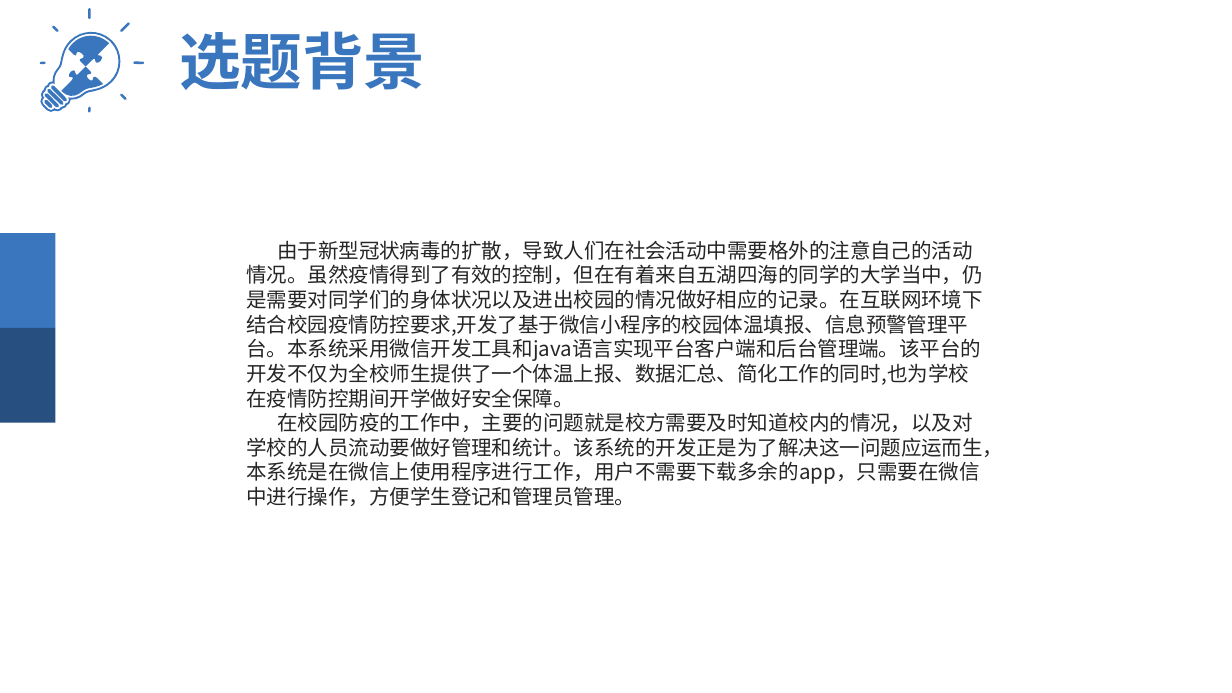
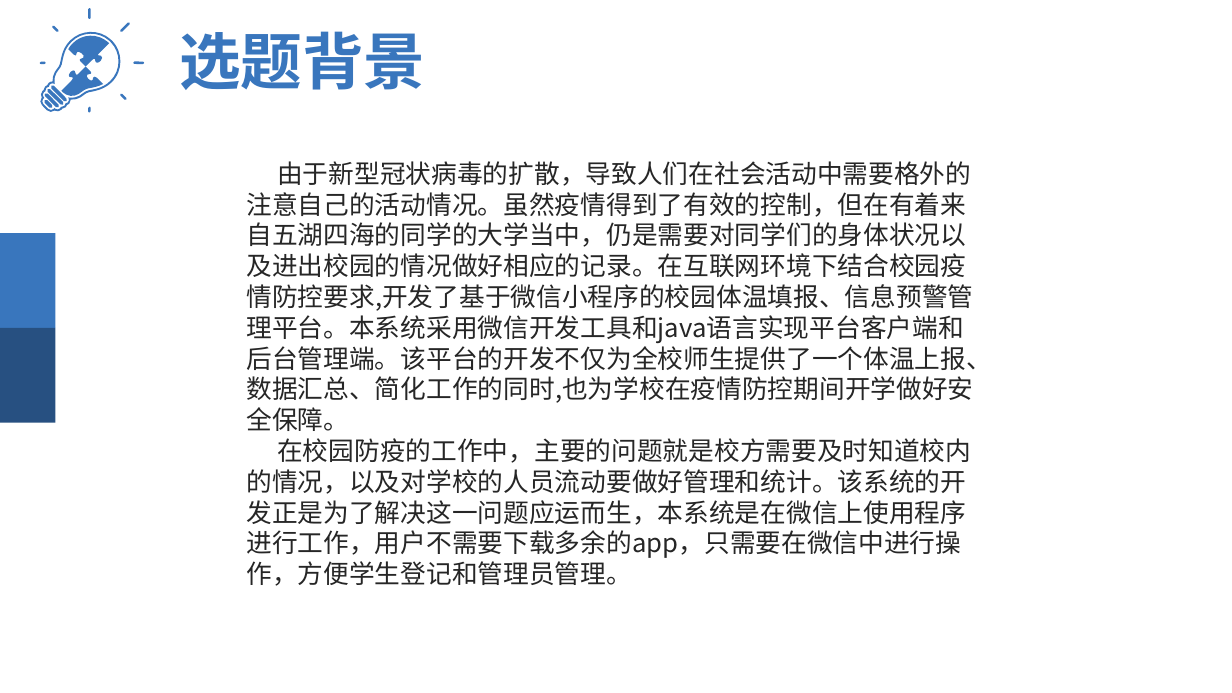
Before and after one commit to HolyShiftt/school, a slide deck: slide 4 of document/中期答辩.pptx. Drawn at 1232x693 pixels with LibreOffice and Linux fonts; fonts in the diff are those of the drawing. Boxes give left, top, right and bottom in pixels: in the first picture for what was removed or moved away, otherwise in the second. Text is boxed around its words. In the diff, an @@ line names an element or a change of style, - is before the commit and + after.

```diff
--- a/document/中期答辩.pptx
+++ b/document/中期答辩.pptx
@@ text "由于新型冠状病毒的扩散，导致人们在社会活动中需要格外的注意自己的活动情况。虽然疫情得到了有效的控制，但在有着来自五湖四海 ..." moved from (x1=246, y1=240, x2=1003, y2=506) to (x1=246, y1=161, x2=992, y2=586) @@
@@ text "由于新型冠状病毒的扩散，导致人们在社会活动中需要格外的注意自己的活动情况。虽然疫情得到了有效的控制，但在有着来自五湖四海 ..." at (x1=246, y1=161, x2=992, y2=586): size 16 to 20 pt @@
```
Also in this commit, not shown: 12 other slides changed, 4 slides added, 9 slides removed, 21 other files.
